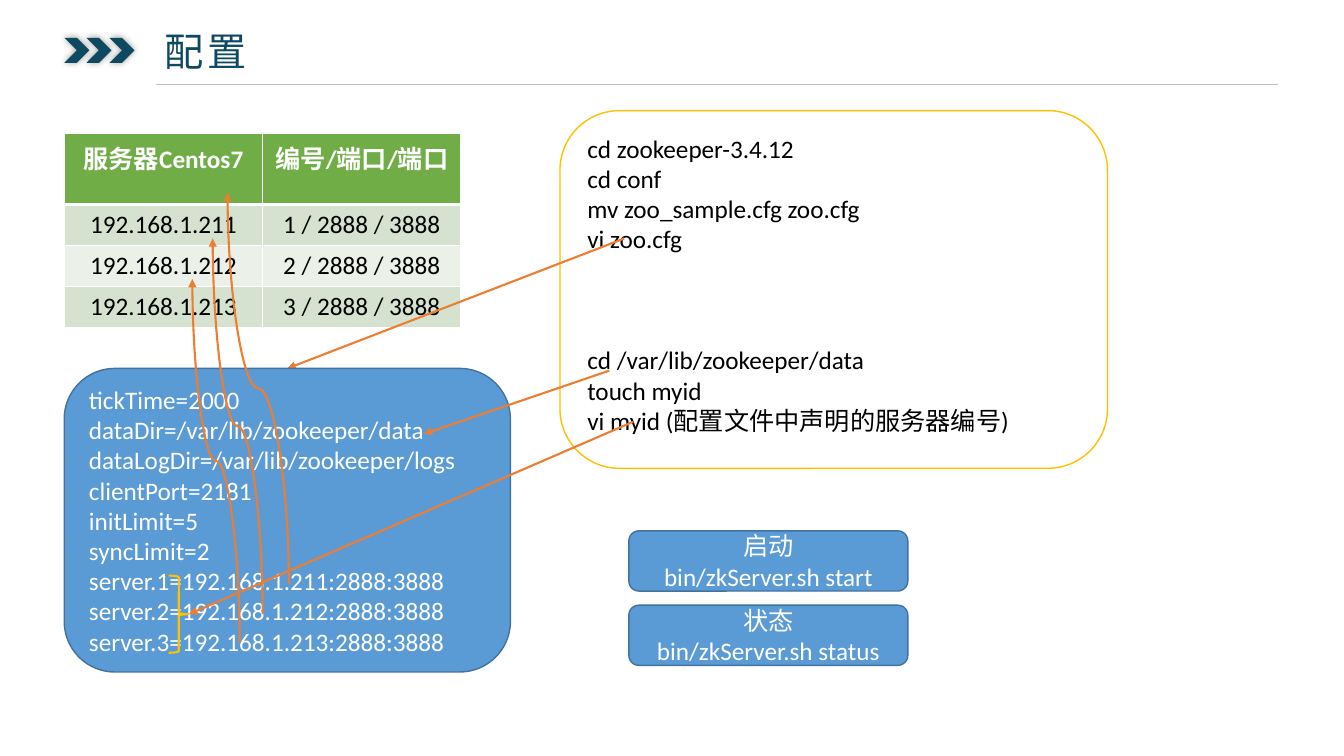
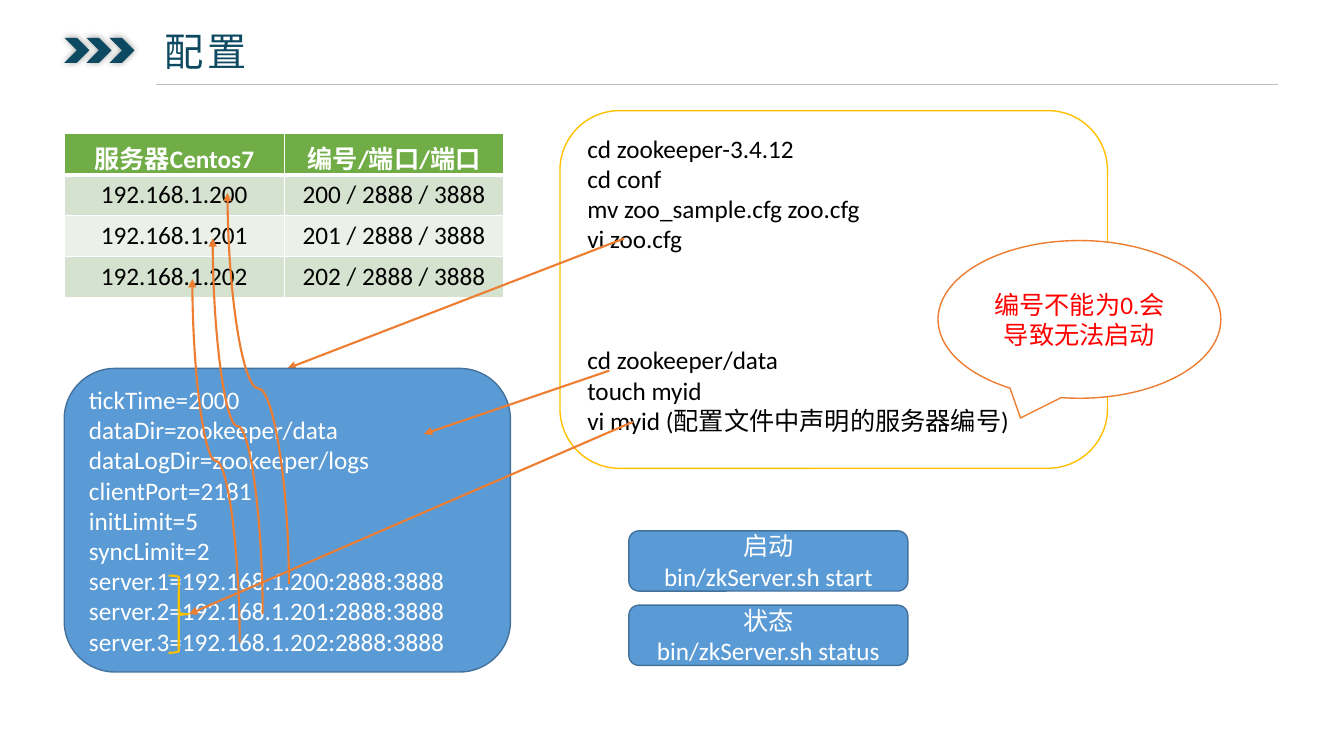
Before and after one commit to ysglyl/ppts, a slide deck: slide 3 of zookeeper.pptx. Drawn at 1344x756 pixels with LibreOffice and Linux fonts; fonts in the diff are those of the drawing. Boxes give left, top, right and bottom in pixels: in the first picture for what was removed or moved away, otherwise in the second. Text is boxed around its words. In the diff, an @@ line names an element or a change of style, - is before the commit and + after.

```diff
--- a/zookeeper.pptx
+++ b/zookeeper.pptx
@@ table at [65,134,504,297] @@
-row 2, column 1: 192.168.1.211
+row 2, column 1: 192.168.1.200
-row 2, column 2: 1 / 2888 / 3888
+row 2, column 2: 200 / 2888 / 3888
-row 3, column 1: 192.168.1.212
+row 3, column 1: 192.168.1.201
-row 3, column 2: 2 / 2888 / 3888
+row 3, column 2: 201 / 2888 / 3888
-row 4, column 1: 192.168.1.213
+row 4, column 1: 192.168.1.202
-row 4, column 2: 3 / 2888 / 3888
+row 4, column 2: 202 / 2888 / 3888
@@ table: place and size @@
-table at [65,134,462,325]
+table at [65,134,504,297]
@@ speech bubble added at [939,241,1222,398], fill #FFFFFF, outline #ED7D31 1 pt, 18 pt, text #FF0000 @@
+编号不能为0.会导致无法启动
@@ text in rounded rectangle at [587,351,778,376]: text changed @@
-cd /var/lib/zookeeper/data
+cd zookeeper/data
@@ text in rounded rectangle at [89,419,369,476]: text changed @@
-dataDir=/var/lib/zookeeper/data
-dataLogDir=/var/lib/zookeeper/logs
+dataDir=zookeeper/data
+dataLogDir=zookeeper/logs
@@ text in rounded rectangle at [89,570,444,654]: text changed @@
-server.1=192.168.1.211:2888:3888
-server.2=192.168.1.212:2888:3888
-server.3=192.168.1.213:2888:3888
+server.1=192.168.1.200:2888:3888
+server.2=192.168.1.201:2888:3888
+server.3=192.168.1.202:2888:3888
```
Also in this commit, not shown: 3 other files.
